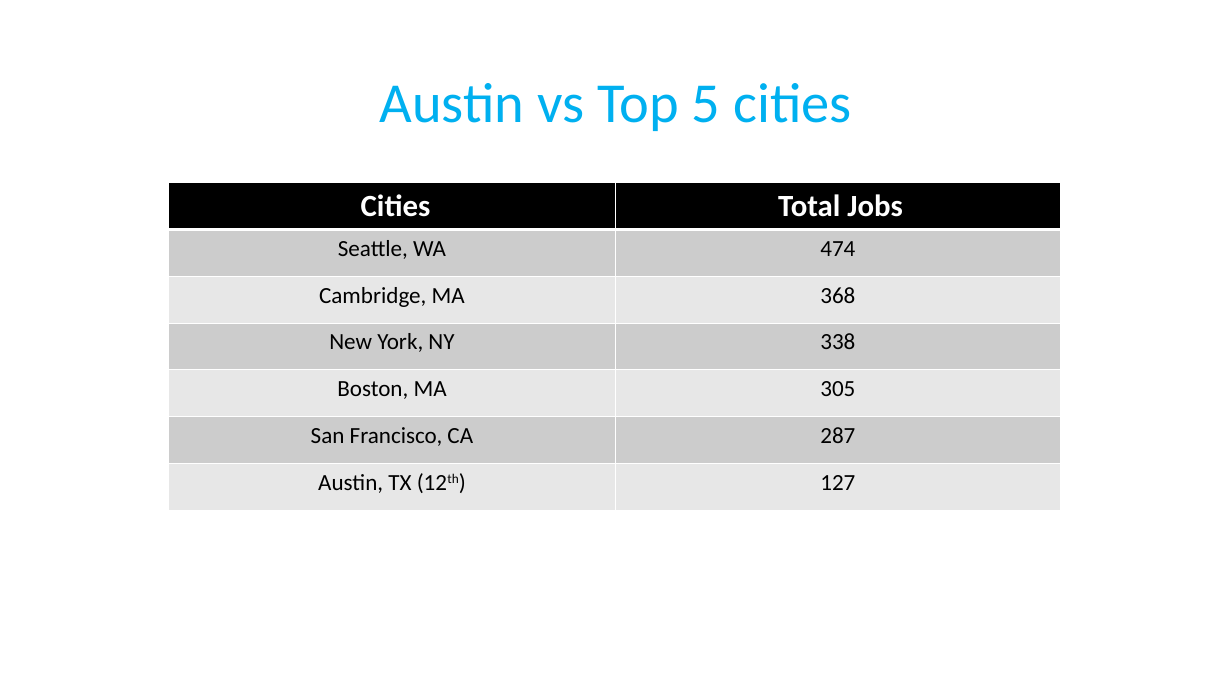
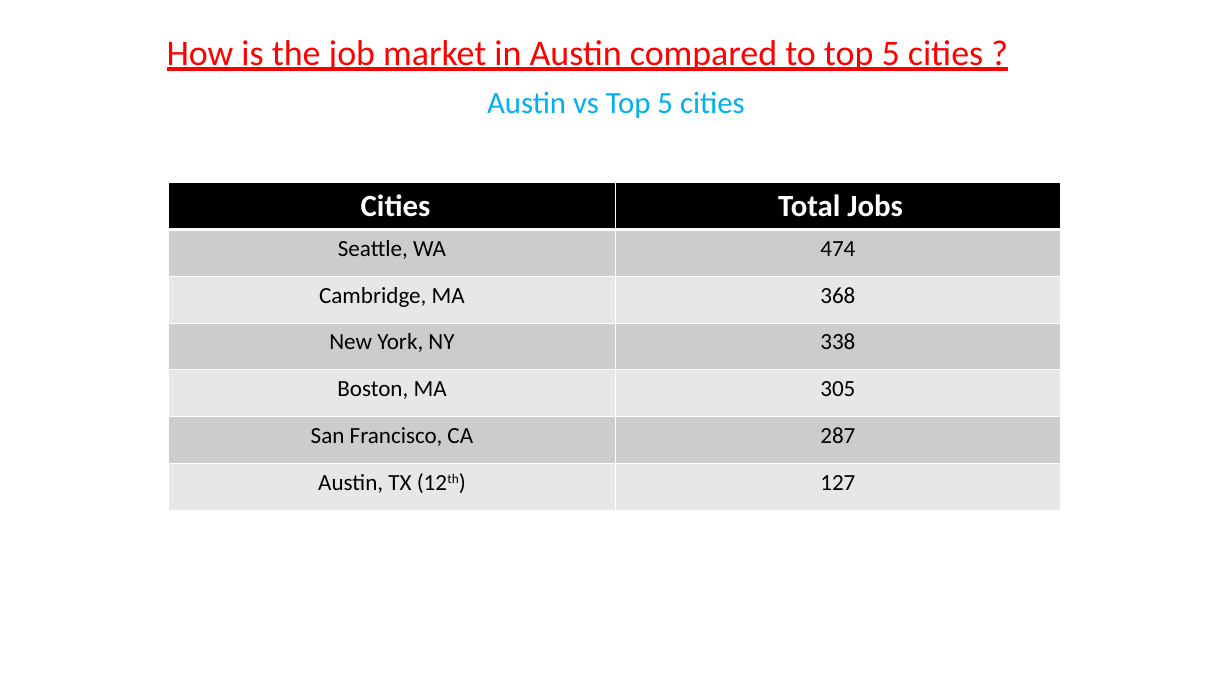
Before and after one commit to tjgrafft/DataScienceJobs_Project, a slide deck: slide 12 of presentation/Presentation.pptx (slide 10 before the commit). Drawn at 1232x693 pixels with LibreOffice and Linux fonts; fonts in the diff are those of the drawing. Boxes give left, top, right and bottom in pixels: in the first picture for what was removed or moved away, otherwise in the second. Text is boxed around its words. In the diff, an @@ line names an element or a change of style, - is before the commit and + after.

```diff
--- a/presentation/Presentation.pptx
+++ b/presentation/Presentation.pptx
@@ title "Austin vs Top 5 cities" at (487,91,745,118): size 44 to 24 pt @@
@@ text added at (167,40,983,71), 28 pt, text #FF0000, underline @@
+How is the job market in Austin compared to top 5 cities ?
```
Also in this commit, not shown: 6 other slides changed, 6 slides added, 5 slides removed, 1 other file.
